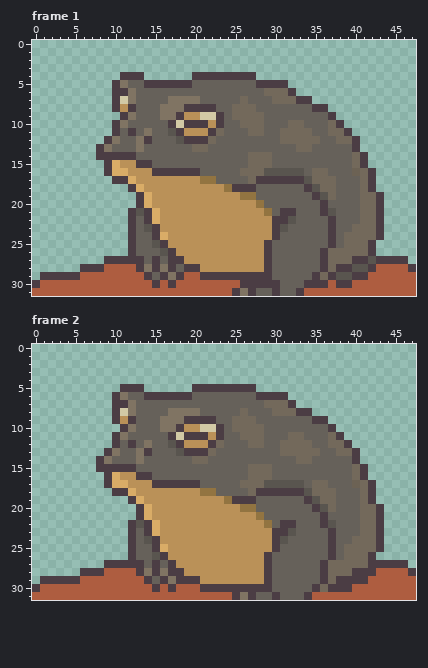
A pixel-art file gets an edit: Assets/Animations/AnimSources/Frog.ase. The picture above is the old version.
48x32 pixels, 4 frames. Colours within 5 levels of each other are drawn and written as one. Shown: frame 1, frame 2. The commit also changed other frames, which this record leaves out.
The same view after the edit:
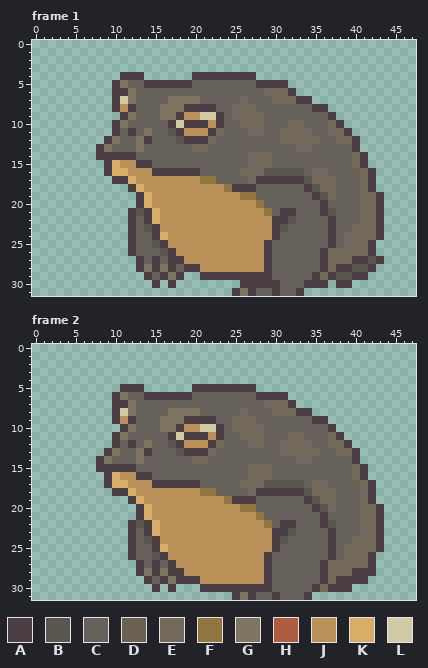
Palette (. is transparent): A #4b3d44  B #59554f  C #66615a  D #6c6254  E #73695b  F #927441  G #807463  H #ae5d40  J #ba9158  K #d9ac67  L #d2c9a5
Change:
Frame 1:
y 27: x 9..12 AAAA -> ....; x 44..46 AAA -> ...
y 28: x 6..12 AAAHHHH -> .......; x 43..47 HHHHA -> .....
y 29: x 1..13 AAAAAHHHHHHHH -> .............; x 19..20 HH -> ..; x 42..47 HHHHHH -> ......
y 30: x 0..14 AHHHHHHHHHHHHHH -> ...............; x 16 H -> .; x 18..25 HHHHHHHH -> ........; x 37 H -> .; x 40..47 HHHHHHHH -> ........
y 31: x 0..24 HHHHHHHHHHHHHHHHHHHHHHHHH -> .........................; x 34..47 HHHHHHHHHHHHHH -> ..............
Frame 2:
y 27: x 9..12 AAAA -> ....; x 43..46 AAAA -> ....
y 28: x 6..12 AAAHHHH -> .......; x 43..47 HHHHA -> .....
y 29: x 1..13 AAAAAHHHHHHHH -> .............; x 42..47 HHHHHH -> ......
y 30: x 0..14 AHHHHHHHHHHHHHH -> ...............; x 16 H -> .; x 18..20 HHH -> ...; x 40..47 HHHHHHHH -> ........
y 31: x 0..24 HHHHHHHHHHHHHHHHHHHHHHHHH -> .........................; x 35..47 HHHHHHHHHHHHH -> .............
